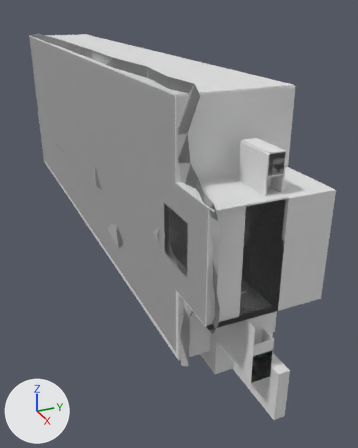
The glTF model assets/units/pd2_mod_hwu/architecture/hwu_mountain_storage_room/hwu_mountain_storage_room.glb, before and after one commit.
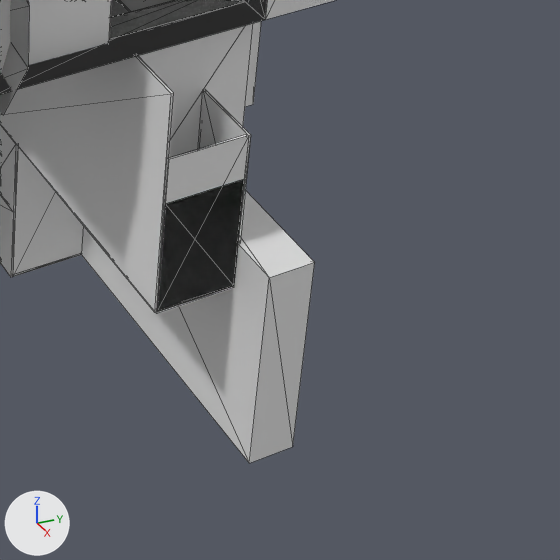
The first picture shows the older version from a camera (50 mm lens) standing at (50.7, -39.0, 33.6) and looking at (-53.1, 7.7, -18.3). The close-ups show both versions on the part from 59% to 98% of the width and 68% to 99% of the height of that picture; other places that the commit changed are outside them. The axes (+X, +Y, +Z) are drawn at lower left. The lights are the same throughout. The close-ups show mesh edges as thin lines. Where no turn or scale is listed for an object, it has been applied to the vertices. Vertices at the same position are counted once.

Names of what the first close-up shows: 'c_box_01', 'c_box_09', 'c_box_25', 'c_box_26', 'c_box_27', 'c_box_30', 'c_box_33', 'c_box_34', 'c_box_35', 'c_box_36', 'g_g', 'g_rocks'.
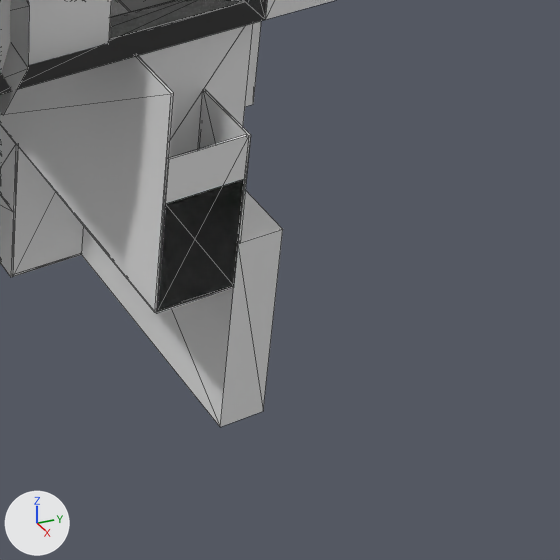
Location of each change, [x1, y1, x2, y2] in pixels of the close-ups (560 x 560 px):
'c_box_25', mesh rescaled (14% narrower, 13% shorter)
    before: [81, 190, 315, 463]
    after: [81, 190, 283, 427]

The change in detail:
me_c_box_25 has 8 vertices, 12 faces and spans x -4.48..10.48, y -1.0..1.0, z -8.05..1.0.
me_c_box_25 is used by ob_c_box_25; location (-6.18, -1.0, -17.95).
me_c_box_25 part 1: the whole mesh is scaled about its middle by (0.866, 1, 1), then moved by (-1.0, 0.0, 0.0).
